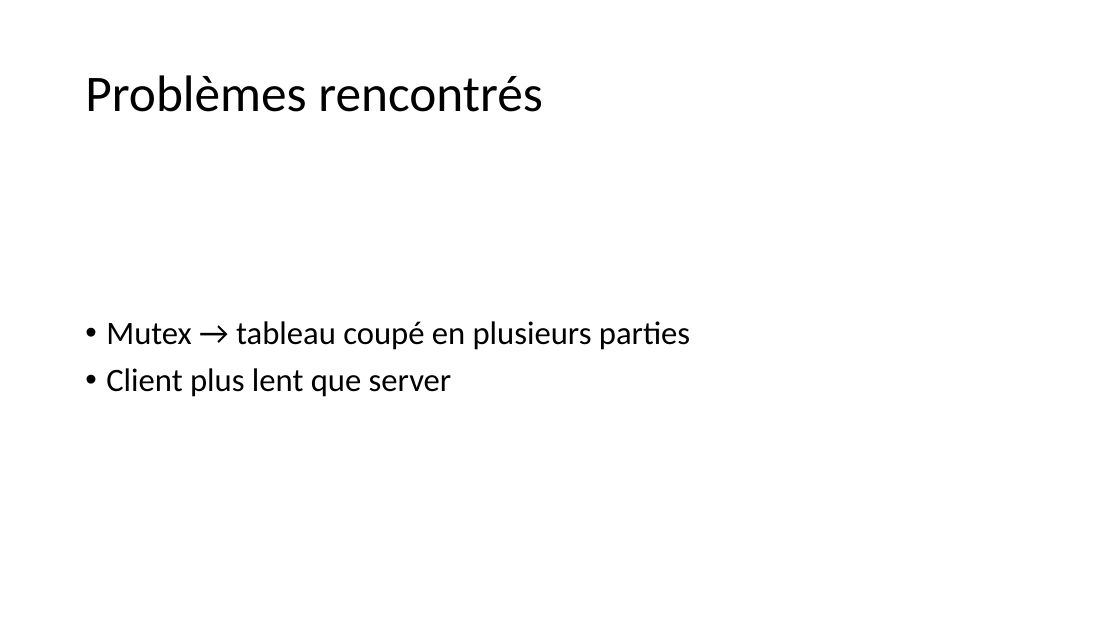
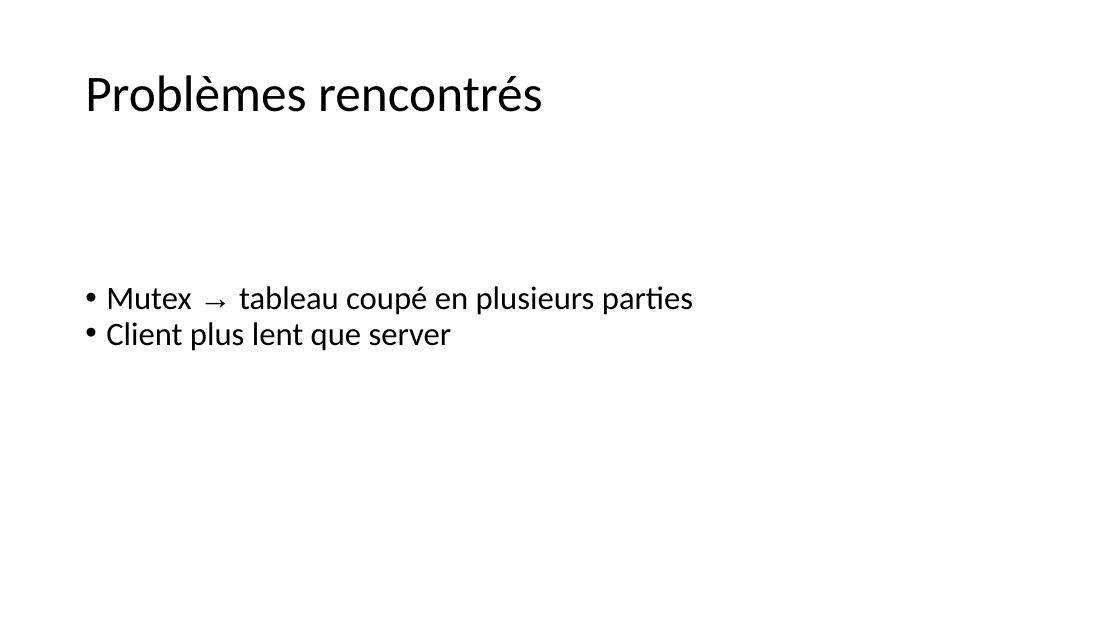
Before and after one commit to inefix/Key-Value-Store, a slide deck: slide 11 of presentation/KVS_presentation.pptx. Drawn at 1120x630 pixels with LibreOffice and Linux fonts; fonts in the diff are those of the drawing. Boxes give left, top, right and bottom in pixels: in the first picture for what was removed or moved away, otherwise in the second. Text is boxed around its words. In the diff, an @@ line names an element or a change of style, - is before the commit and + after.

```diff
--- a/presentation/KVS_presentation.pptx
+++ b/presentation/KVS_presentation.pptx
@@ text "Mutex → tableau coupé en ..." at (x1=106, y1=286, x2=693, y2=351): font Calibri to Arial in "→"; less space between paragraphs @@
```
Also in this commit, not shown: 8 other slides changed.
